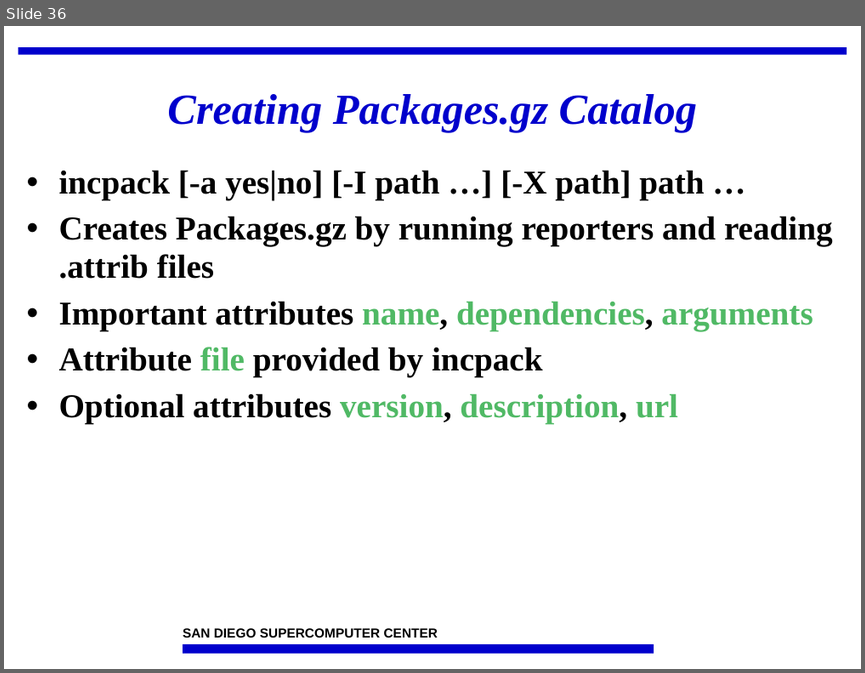
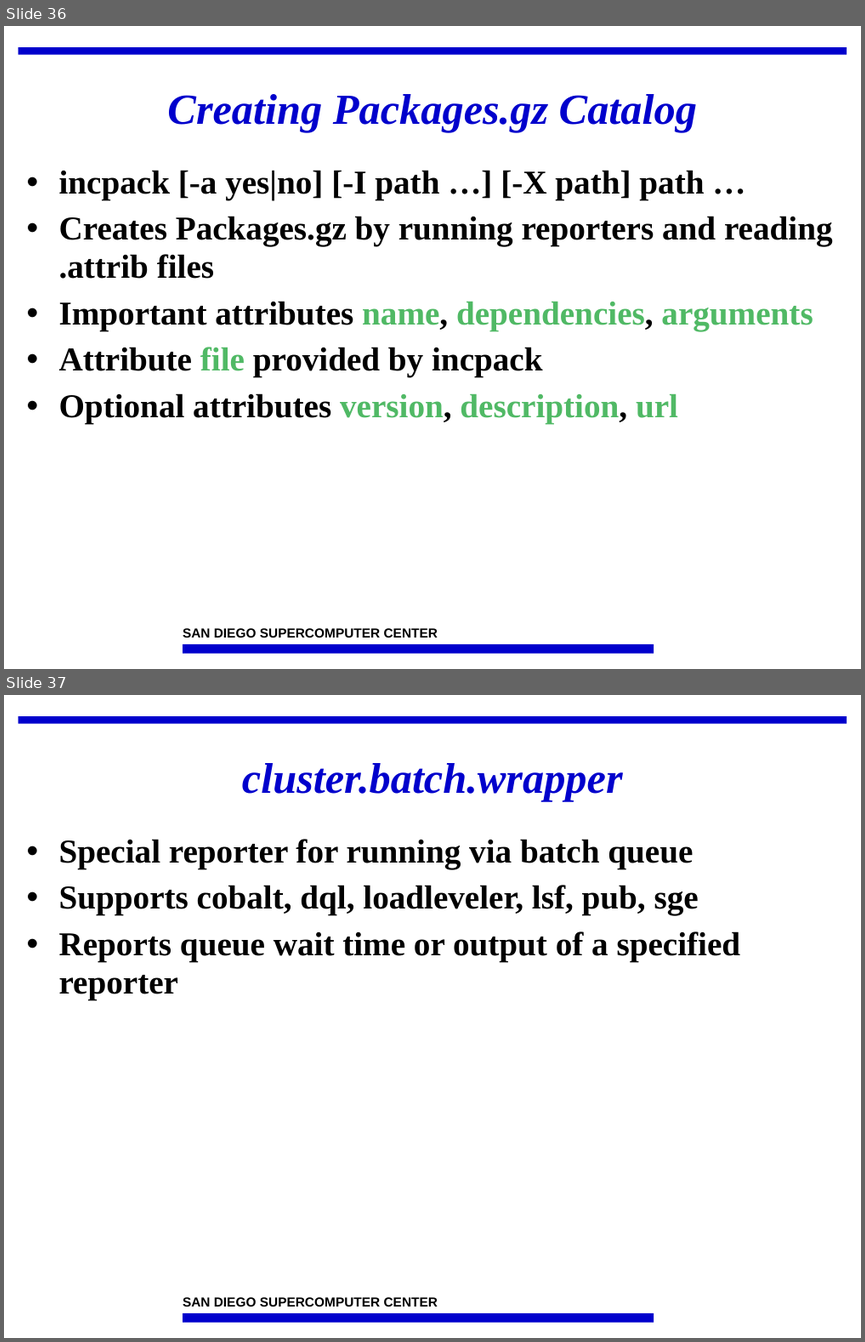
Before and after one commit to IncaProject/inca-xsede, a slide deck: talks/2008workshop/incaReporters.ppt. Shown one above the other, each under a label of ours: slide 36 before the commit, slides 36 and 37 after it. The pictures are 865x673 and 865x1342 pixels, drawn with LibreOffice and Linux fonts; fonts in the diff are those of the drawing; background and template pictures are left out. Boxes give left, top, right and bottom in pixels: in the first picture for what was removed or moved away, otherwise in the second. Text is boxed around its words. In the diff, an @@ line names an element or a change of style, - is before the commit and + after.

Commit message:
Update.

```diff
--- a/talks/2008workshop/incaReporters.ppt
+++ b/talks/2008workshop/incaReporters.ppt
@@ slide 37 added at [4,695,861,1338], background #FFFFFF; not listed: 3 template elements that a slide beside it also shows @@
@@ title added at [242,763,623,802], 36 pt, text #0000CC, bold, italic @@
+cluster.batch.wrapper
@@ text added at [59,839,741,999], 28 pt, text #000000, bold @@
+• Special reporter for running via batch queue
+• Supports cobalt, dql, loadleveler, lsf, pub, sge
+• Reports queue wait time or output of a specified reporter
```
Also in this commit, not shown: 1 other slide added.
